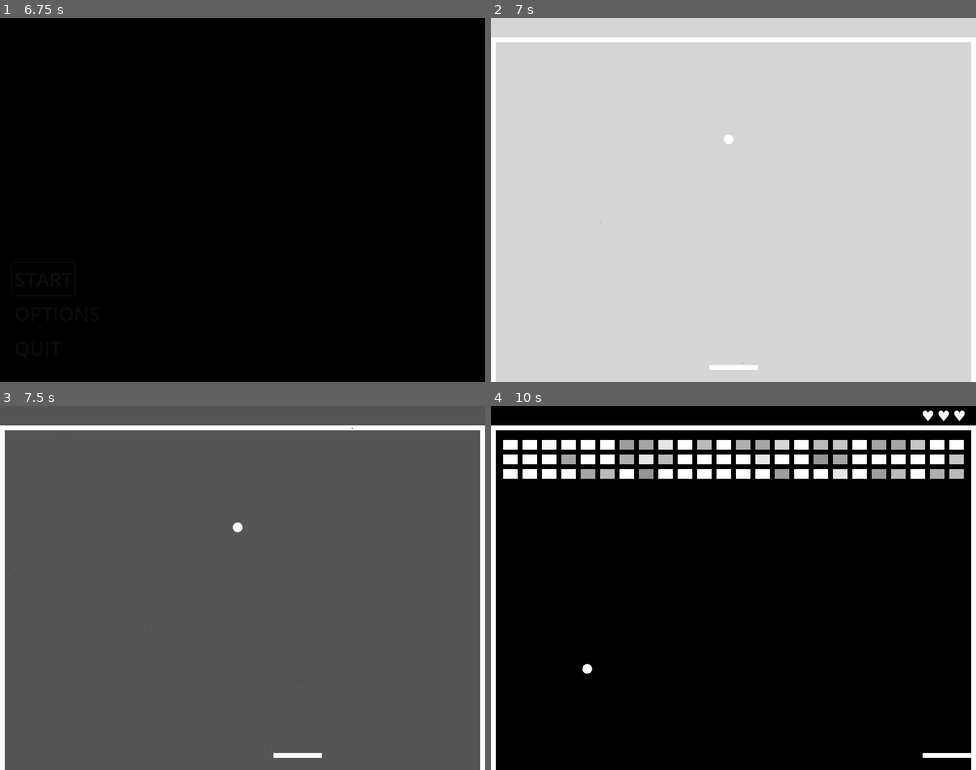
Above: before the commit, frames 1-4 (two rows, left to right).
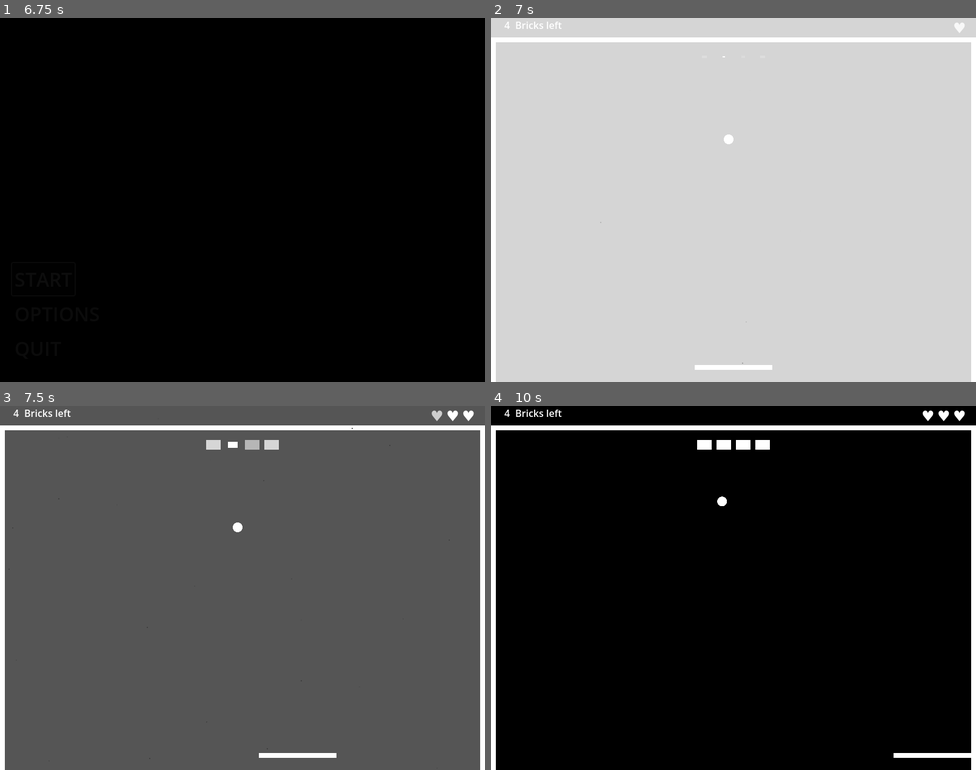
Above: after the commit, the same moments.

Repository: gil-x/godot-template
Game: Godot game, scene res://src/main/main.tscn
The game is run twice, just before and just after one commit, with the same random seed, the same clock (stepped at 60 frames per second) and the same inputs. The engine's default icon, where the game draws it, is replaced by a stand-in: a white triangle on a blue panel in a dark square. Video files are missing from this copy of the repository; at most half a second of black plays in their place. Sound files missing from this copy of the repository are replaced by a short silence.
Inputs (mouse positions are in pixels of both pictures, inside the frame that each line leads up to):
- Up to frame 1 (6.75 s): tap Enter at 0.5, 2, 4.25 s; move the mouse to (349, 181) at 0.52 s; hold Right (ui_right) 0.53-1.28 s; click (349, 181) at 0.67 s; tap Space at 1.25, 2.75, 5 s; move the mouse to (145, 218) at 1.27 s; hold Down (ui_down) 1.28-2.03 s; click (145, 218) at 1.42 s; move the mouse to (291, 119) at 2.02 s; hold Right (ui_right) 2.03-2.78 s; click (291, 119) at 2.17 s; move the mouse to (218, 272) at 2.77 s; hold Up (ui_up) 2.78-3.53 s; click (218, 272) at 2.92 s; move the mouse to (388, 254) at 3.52 s; hold Left (ui_left) 3.53-5.03 s; click (388, 254) at 3.67 s; move the mouse to (97, 145) at 4.27 s; click (97, 145) at 4.42 s; move the mouse to (266, 200) at 5.02 s; hold Down (ui_down) 5.03-5.75 s; click (266, 200) at 5.17 s; click "START" at 5.75 s; click "START" at 6.5 s
- Up to frame 2 (7 s): no input
- Up to frame 3 (7.5 s): move the mouse to (169, 497) at 7.27 s; hold Right (ui_right) from 7.28 s (still down); click (169, 497) at 7.42 s
- Up to frame 4 (10 s): move the mouse to (840, 569) at 8.02 s; release Right (ui_right) at 8.03 s; hold Up (ui_up) 8.03-8.78 s; click (840, 569) at 8.17 s; move the mouse to (636, 606) at 8.77 s; hold Right (ui_right) 8.78-9.53 s; click (636, 606) at 8.92 s; move the mouse to (782, 507) at 9.52 s; hold Down (ui_down) from 9.53 s (still down); click (782, 507) at 9.67 s

Frame 1 is identical in both runs. In frame 2, 0.2% of the frame differs, in the area x 2-98%, y 1-97%; in frame 3, 0.6%; in frame 4, 6.0%.
Error in both runs: Invalid access to property or key 'source' on a base object of type 'Array'. (res://src/global/debug.gd:12)

Commit message:
feature: full game loop for brickbreaker

Diff:
--- a/src/global/audio_player.gd
+++ b/src/global/audio_player.gd
@@ -48,7 +48,7 @@
 
 	add_child(asp)
 	asp.play()
-	Debug.print("I am playing... " + asp.name)
+	#Debug.print("I am playing... " + asp.name)
 	_free_audioplayer(asp)
 
 	return asp
--- a/src/levels/level_1/ball.gd
+++ b/src/levels/level_1/ball.gd
@@ -6,17 +6,15 @@
 var init_speed : int
 var velocity : Vector2
 
-#Vector2(randi() % 500, randi() % 500)
-
-#clamp(randi() % 200, -300, 300)
-
+@export_range(0, 1000) var speed_variance = 300
+#@export_range(0, 1000) var speed_max = 300
 
 func _ready() -> void:
 	sign = signs[randi() % signs.size()]
-	init_speed = clamp(randi() % 300, 200, 300)
+	init_speed = clamp(randi() % speed_variance, speed_variance / 2, speed_variance)
 	velocity = Vector2(
-		clamp(init_speed, -300, 300) * sign,
-		clamp(init_speed, 0, 300)
+		clamp(init_speed, -speed_variance, speed_variance) * sign,
+		clamp(init_speed, 0, speed_variance)
 	)
 	print(init_speed)
 
@@ -24,7 +22,7 @@
 func _physics_process(delta):
 	var collision = move_and_collide(velocity * delta)
 	if collision:
-		var bound_sound: AudioStreamPlayer = AudioPlayer.play_sound("sfx_bound")
+		AudioPlayer.play_sound("sfx_bound")
 		velocity = velocity.bounce(collision.get_normal())
 		velocity.x = clamp(velocity.x * 1.01, -5000, 5000)
 		velocity.y = clamp(velocity.y * 1.01, -5000, 5000)
--- a/src/levels/level_1/brick.gd
+++ b/src/levels/level_1/brick.gd
@@ -4,6 +4,7 @@
 
 var tween : Tween
 
+signal destroyed
 
 func _ready() -> void:
 	var duration_scale = randi_range(5, 10) / 10.0
@@ -15,12 +16,8 @@
 	tween.tween_property(self, "modulate", Color.WHITE, duration_modulate)
 
 
-# Called every frame. 'delta' is the elapsed time since the previous frame.
-func _process(delta: float) -> void:
-	pass
-
-
 func explode():
+	emit_signal("destroyed")
 	collision_shape.disabled = true
 	tween = create_tween()
 	tween.tween_property(self, "modulate", Color.TRANSPARENT, 0.10)
--- a/src/levels/level_1/brick_breaker.gd
+++ b/src/levels/level_1/brick_breaker.gd
@@ -6,41 +6,48 @@
 @onready var shader: Sprite2D = %Shader
 @onready var animation_player: AnimationPlayer = %AnimationPlayer
 @onready var color_rect: ColorRect = %ColorRect
+@onready var bricks_count: Label = %BricksCount
+@onready var end_game_popup: CenterContainer = %EndGamePopup
+@onready var label_victory: Label = %LabelVictory
+@onready var label_loss: Label = %LabelLoss
 
-@export_range(0, 5) var lives = 3
-@export_range(1, 5) var bricks_line = 3
+@export_range(0, 10) var lives = 3
+@export_range(1, 10) var bricks_line = 3
+@export_range(0, 10) var empty_space = 3
 @export var brick_scene : PackedScene
 
 var tween : Tween
 
 
 func _ready() -> void:
-	ball.set_physics_process(false)
-	animation_player.play("start_game")
-	await get_tree().create_timer(2).timeout
-	ball.set_physics_process(true)
+	end_game_popup.hide()
 	print(DisplayServer.screen_get_size())
-	_generate_bricks()
-	_create_lives()
+	_reset_scene()
 
 
 func _generate_bricks() -> void:
 	var x_pos : int
 	var y_pos := 64
 	for l in bricks_line:
-		x_pos = 32
-		for c in range(24):
+		x_pos = 32 + 32 * empty_space
+		for c in range(24 - 2 * empty_space):
 			var b = brick_scene.instantiate()
 			b.position.x = x_pos
 			b.position.y = y_pos
 			bricks.call_deferred("add_child", b)
+			b.connect("destroyed", _count_bricks)
 			x_pos += 32
 		y_pos += 24
 
 
+func _count_bricks() -> int:
+	var bricks_amount := len(get_tree().get_nodes_in_group("bricks"))
+	bricks_count.text = str(bricks_amount)
+	return bricks_amount
+
+
 func _create_lives() -> void:
 	var delay := 0.1
-
 	for live in lives:
 		var life := Label.new()
 		life.text = "♥"
@@ -57,21 +64,55 @@
 
 
 func _process(delta: float) -> void:
+	#Debug.print(get_tree().current_scene.name)
 	if ball:
+		Debug.print([ball.position.x, ball.position.y])
 		if ball.position.y > DisplayServer.window_get_size().y:
-			ball_lost()
+			_ball_lost()
+	if _count_bricks() == 0:
+		end_game_popup.show()
+		label_victory.show()
+		animation_player.play("victory")
+		ball.set_physics_process(false)
 
 
-func ball_lost() -> void:
+func _ball_lost() -> void:
 	var lives = lifes.get_children()
 	if len(lives) == 0:
 		var gameover_sound: AudioStreamPlayer = AudioPlayer.play_sound("sfx_gameover")
 		set_process(false)
 		animation_player.play("game_over")
 		await get_tree().create_timer(3).timeout
-		get_tree().reload_current_scene()
+		end_game_popup.show()
+		label_loss.show()
+		_count_bricks()
 	else:
 		var lost_ball_sound: AudioStreamPlayer = AudioPlayer.play_sound("sfx_fall")
 		ball.position.y = 200.0
 		lives.pop_back().queue_free()
 		animation_player.play("glitch")
+
+
+func _reset_scene() -> void:
+	end_game_popup.hide()
+	label_victory.hide()
+	label_loss.hide()
+	# replace ball
+	ball.set_physics_process(false)
+	# remove all bricks
+	if len(get_tree().get_nodes_in_group("bricks")) > 0:
+		for b in get_tree().get_nodes_in_group("bricks"):
+			b.queue_free()
+	_generate_bricks()
+	_create_lives()
+	animation_player.play("start_game")
+	bricks_count.text = str(bricks_line * (24 - empty_space * 2))
+	await get_tree().create_timer(2).timeout
+	ball.set_physics_process(true)
+	ball.position.x = 392.0
+	ball.position.y = 200.0
+	set_process(true)
+
+
+func _on_button_quit_pressed() -> void:
+	get_tree().quit()
--- a/src/levels/level_1/brick_breaker.tscn
+++ b/src/levels/level_1/brick_breaker.tscn
@@ -69,10 +69,10 @@
 tracks/0/interp = 1
 tracks/0/loop_wrap = true
 tracks/0/keys = {
-"times": PackedFloat32Array(0, 3),
-"transitions": PackedFloat32Array(1, 1),
-"update": 0,
-"values": [0.0, 10.0]
+"times": PackedFloat32Array(0, 2.5, 3),
+"transitions": PackedFloat32Array(1, 1, 1),
+"update": 0,
+"values": [0.0, 8.33333, 0.0]
 }
 tracks/1/type = "value"
 tracks/1/imported = false
@@ -81,10 +81,10 @@
 tracks/1/interp = 1
 tracks/1/loop_wrap = true
 tracks/1/keys = {
-"times": PackedFloat32Array(0, 3),
-"transitions": PackedFloat32Array(1, 1),
-"update": 0,
-"values": [Color(0, 0, 0, 1), Color(1, 1, 1, 1)]
+"times": PackedFloat32Array(0, 2.5, 3),
+"transitions": PackedFloat32Array(1, 1, 1),
+"update": 0,
+"values": [Color(0, 0, 0, 1), Color(0.833333, 0.833333, 0.833333, 1), Color(0, 0, 0, 1)]
 }
 
 [sub_resource type="Animation" id="Animation_sucpb"]
@@ -130,16 +130,38 @@
 "values": [10.0, 0.0]
 }
 
+[sub_resource type="Animation" id="Animation_7d751"]
+resource_name = "victory"
+length = 0.25
+tracks/0/type = "value"
+tracks/0/imported = false
+tracks/0/enabled = true
+tracks/0/path = NodePath("ColorRect:color")
+tracks/0/interp = 1
+tracks/0/loop_wrap = true
+tracks/0/keys = {
+"times": PackedFloat32Array(0, 0.25),
+"transitions": PackedFloat32Array(1, 1),
+"update": 0,
+"values": [Color(0, 0, 0, 1), Color(0.687481, 0.619424, 0.166932, 1)]
+}
+
 [sub_resource type="AnimationLibrary" id="AnimationLibrary_cuibg"]
 _data = {
 "RESET": SubResource("Animation_ojt2y"),
 "game_over": SubResource("Animation_34a3g"),
 "glitch": SubResource("Animation_sucpb"),
-"start_game": SubResource("Animation_3a732")
-}
+"start_game": SubResource("Animation_3a732"),
+"victory": SubResource("Animation_7d751")
+}
+
+[sub_resource type="RectangleShape2D" id="RectangleShape2D_v2n8k"]
+size = Vector2(784, 64)
 
 [node name="BrickBreaker" type="Node"]
 script = ExtResource("1_sei12")
+bricks_line = 1
+empty_space = 10
 brick_scene = ExtResource("2_yutul")
 
 [node name="ColorRect" type="ColorRect" parent="."]
@@ -169,6 +191,7 @@
 position = Vector2(392, 200)
 gravity_scale = 0.0
 script = ExtResource("3_thkar")
+speed_variance = 1000
 metadata/_edit_group_ = true
 
 [node name="Sprite2D" type="Sprite2D" parent="Ball"]
@@ -182,7 +205,7 @@
 
 [node name="Lifes" type="FlowContainer" parent="HUD"]
 unique_name_in_owner = true
-offset_left = 640.0
+offset_left = 320.0
 offset_right = 784.0
 offset_bottom = 34.0
 vertical = true
@@ -195,8 +218,70 @@
 scale = Vector2(6.25, 4.6875)
 texture = ExtResource("7_livfq")
 
+[node name="BricksCount" type="Label" parent="HUD"]
+unique_name_in_owner = true
+offset_right = 32.0
+offset_bottom = 23.0
+text = "99"
+horizontal_alignment = 2
+
+[node name="BricksLeft" type="Label" parent="HUD"]
+offset_left = 40.0
+offset_right = 117.0
+offset_bottom = 23.0
+text = "Bricks left"
+
 [node name="AnimationPlayer" type="AnimationPlayer" parent="."]
 unique_name_in_owner = true
 libraries = {
 "": SubResource("AnimationLibrary_cuibg")
 }
+
+[node name="Cheater" type="StaticBody2D" parent="."]
+position = Vector2(0, 456)
+metadata/_edit_group_ = true
+
+[node name="CollisionShape2D" type="CollisionShape2D" parent="Cheater"]
+position = Vector2(400, 24)
+shape = SubResource("RectangleShape2D_v2n8k")
+
+[node name="EndGamePopup" type="CenterContainer" parent="."]
+unique_name_in_owner = true
+offset_right = 792.0
+offset_bottom = 600.0
+
+[node name="Panel" type="VBoxContainer" parent="EndGamePopup"]
+layout_mode = 2
+
+[node name="LabelVictory" type="Label" parent="EndGamePopup/Panel"]
+unique_name_in_owner = true
+visible = false
+layout_mode = 2
+theme_override_font_sizes/font_size = 48
+text = "YOU WON!
+
+"
+horizontal_alignment = 1
+
+[node name="LabelLoss" type="Label" parent="EndGamePopup/Panel"]
+unique_name_in_owner = true
+visible = false
+layout_mode = 2
+theme_override_font_sizes/font_size = 48
+text = "You lost...
+
+"
+horizontal_alignment = 1
+
+[node name="ButtonPlayAgain" type="Button" parent="EndGamePopup/Panel"]
+layout_mode = 2
+mouse_default_cursor_shape = 2
+text = "Play again"
+
+[node name="ButtonQuit" type="Button" parent="EndGamePopup/Panel"]
+layout_mode = 2
+mouse_default_cursor_shape = 2
+text = "Quit"
+
+[connection signal="pressed" from="EndGamePopup/Panel/ButtonPlayAgain" to="." method="_reset_scene"]
+[connection signal="pressed" from="EndGamePopup/Panel/ButtonQuit" to="." method="_on_button_quit_pressed"]
--- a/src/levels/level_1/paddle.tscn
+++ b/src/levels/level_1/paddle.tscn
@@ -3,13 +3,13 @@
 [ext_resource type="Script" path="res://src/levels/level_1/paddle.gd" id="1_r8e2s"]
 
 [sub_resource type="RectangleShape2D" id="RectangleShape2D_th3s4"]
-size = Vector2(80, 8)
+size = Vector2(128, 8)
 
 [node name="Paddle" type="CharacterBody2D"]
 script = ExtResource("1_r8e2s")
 
 [node name="Polygon2D" type="Polygon2D" parent="."]
-polygon = PackedVector2Array(40, -8, 40, 0, -40, 0, -40, -8)
+polygon = PackedVector2Array(64, -8, 64, 0, -64, 0, -64, -8)
 
 [node name="CollisionShape2D" type="CollisionShape2D" parent="."]
 position = Vector2(0, -4)
Not shown: 1 places in src/levels/level_1/brick_breaker.tscn that only renumber resources
